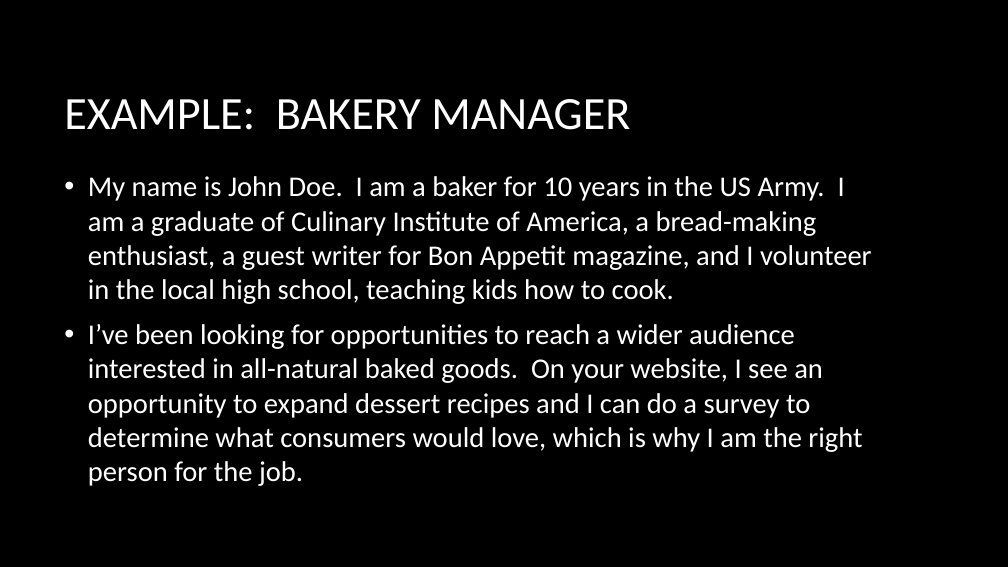
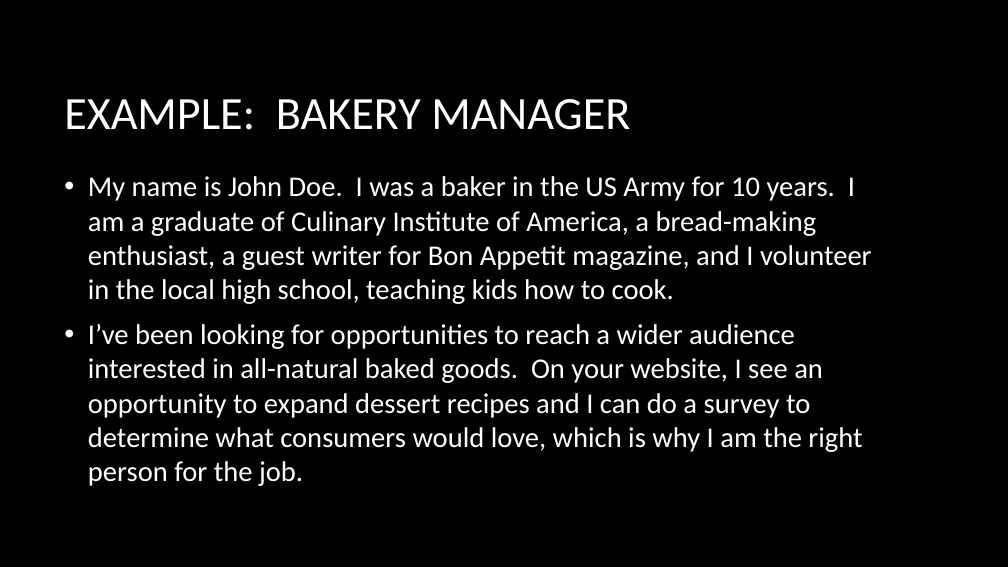
Before and after one commit to ar94952/Workshops, a slide deck: slide 5 of Branding pitch.pptx. Drawn at 1008x567 pixels with LibreOffice and Linux fonts; fonts in the diff are those of the drawing; background and template pictures are left out. Boxes give left, top, right and bottom in pixels: in the first picture for what was removed or moved away, otherwise in the second. Text is boxed around its words. In the diff, an @@ line names an element or a change of style, - is before the commit and + after.

```diff
--- a/Branding pitch.pptx
+++ b/Branding pitch.pptx
@@ text at [88, 176, 872, 304]: text changed @@
-• My name is John Doe. I am a baker for 10 years in the US Army. I am a graduate of Culinary Institute of America, a bread-making enthusiast, a guest writer for Bon Appetit magazine, and I volunteer in the local high school, teaching kids how to cook.
+• My name is John Doe. I was a baker in the US Army for 10 years. I am a graduate of Culinary Institute of America, a bread-making enthusiast, a guest writer for Bon Appetit magazine, and I volunteer in the local high school, teaching kids how to cook.
```
Also in this commit, not shown: 5 other slides changed.
